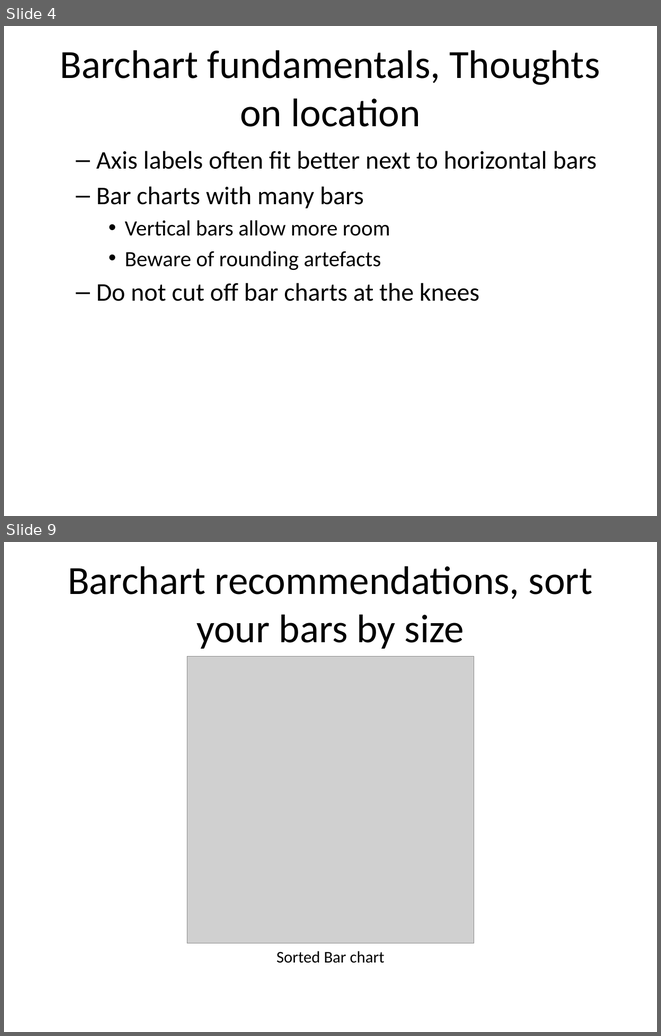
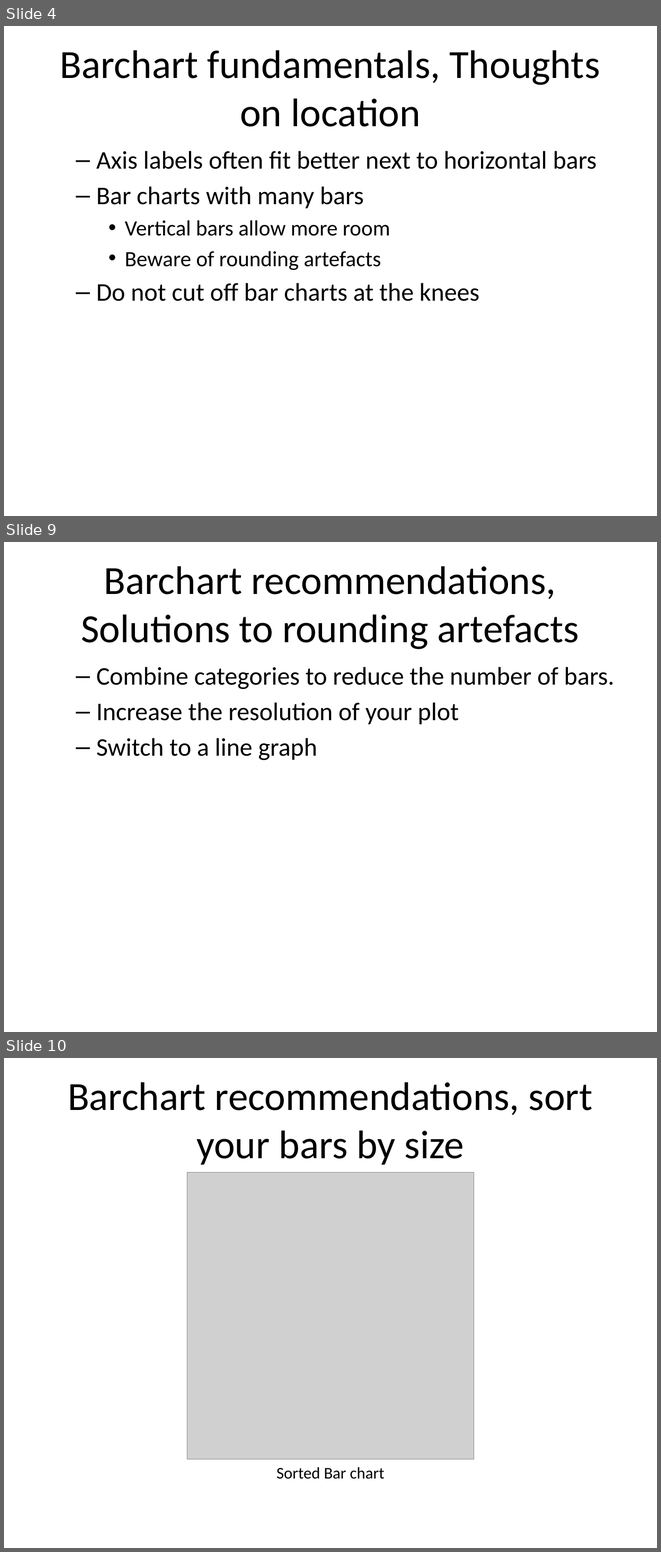
Before and after one commit to pmean/data-visualization, a slide deck: data-viz-02/component/recommendations-barcharts.pptx. Shown one above the other, each under a label of ours: slides 4 and 9 before the commit, slides 4, 9 and 10 after it; the slides between them are not shown. The pictures are 661x1036 and 661x1552 pixels, drawn with LibreOffice and Linux fonts; fonts in the diff are those of the drawing; grey boxes stand for pictures. Boxes give left, top, right and bottom in pixels: in the first picture for what was removed or moved away, otherwise in the second. Text is boxed around its words. In the diff, an @@ line names an element or a change of style, - is before the commit and + after.

Commit message:
Work on barchart recommendations in data-viz-02

```diff
--- a/data-viz-02/component/recommendations-barcharts.pptx
+++ b/data-viz-02/component/recommendations-barcharts.pptx
@@ slide 9 added at (4, 542, 657, 1032), background #FFFFFF @@
@@ title added at (81, 566, 580, 649), 44 pt, text #000000 @@
+Barchart recommendations, Solutions to rounding artefacts
@@ text added at (96, 667, 615, 760), 28 pt, text #000000 @@
+  – Combine categories to reduce the number of bars.
+  – Increase the resolution of your plot
+  – Switch to a line graph
@@ what was slide 9 is now slide 10 @@
```
Also in this commit, not shown: 6 other slides added, 22 other files.
